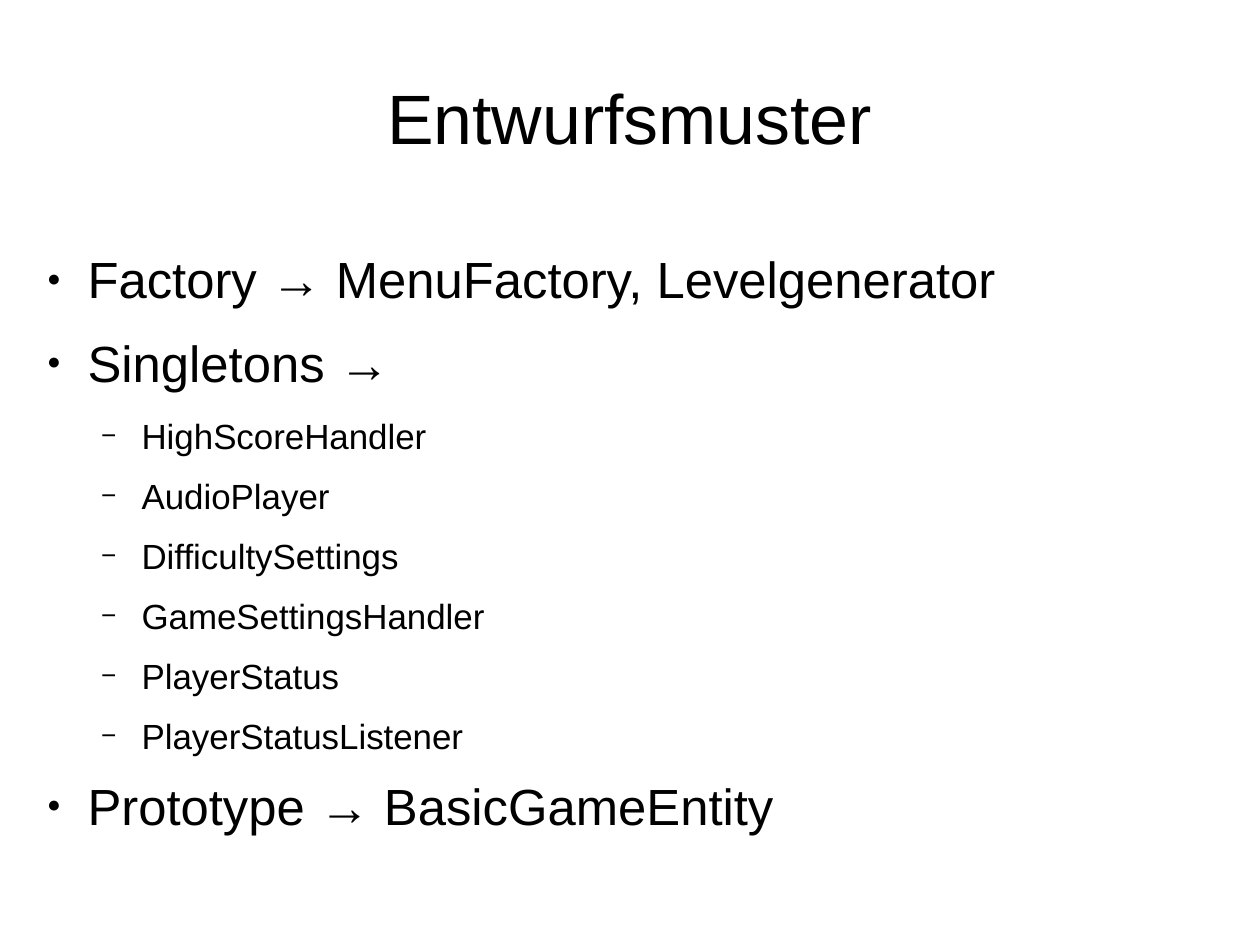
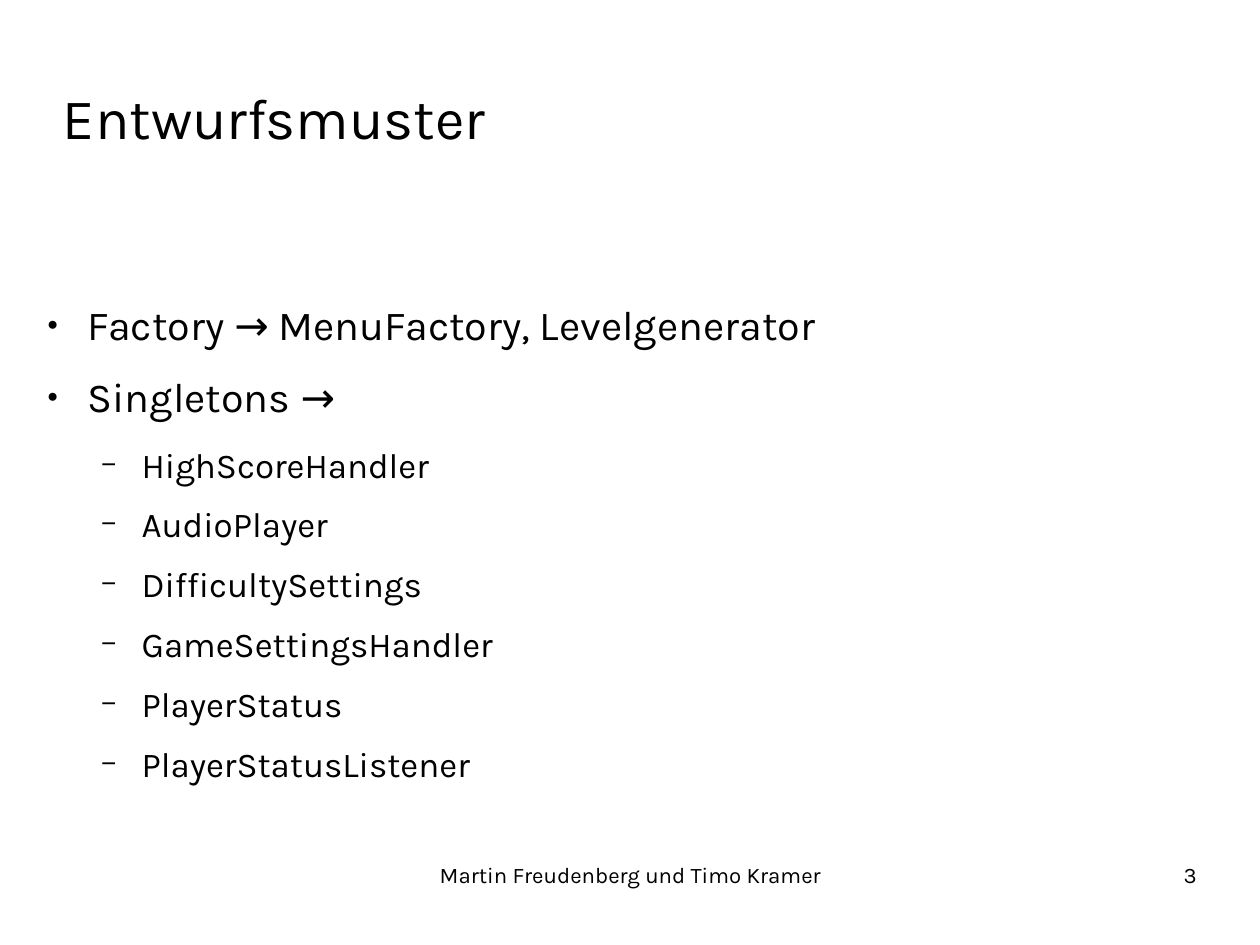
Before and after one commit to TimoKramer/PatFra, a slide deck: slide 3 of Dokumente/Praese.odp. Drawn at 1260x945 pixels with LibreOffice and Linux fonts; fonts in the diff are those of the drawing; background and template pictures are left out. Boxes give left, top, right and bottom in pixels: in the first picture for what was removed or moved away, otherwise in the second. Text is boxed around its words. In the diff, an @@ line names an element or a change of style, - is before the commit and + after.

```diff
--- a/Dokumente/Praese.odp
+++ b/Dokumente/Praese.odp
@@ title "Entwurfsmuster": place and size @@
-title "Entwurfsmuster" at bbox=[387, 93, 872, 145]
+title "Entwurfsmuster" at bbox=[63, 99, 485, 140]
@@ title "Entwurfsmuster" at bbox=[63, 99, 485, 140]: size 44 to 36 pt, font Arial to Karla; alignment centre to left @@
@@ text "Factory → MenuFactory, Levelgenerator" at bbox=[88, 312, 815, 786]: size 32 to 26 pt in "Factory → MenuFactory, Levelgenerator", "Singletons →"; font Arial to Karla @@
@@ text at bbox=[88, 788, 773, 835]: paragraph removed @@
-● Prototype → BasicGameEntity
@@ text added at bbox=[440, 867, 821, 889], 14 pt, text #000000 @@
+Martin Freudenberg und Timo Kramer
@@ page number added at bbox=[1184, 869, 1197, 884], 14 pt, text #000000 @@
+3
```
Also in this commit, not shown: 7 other slides changed.
